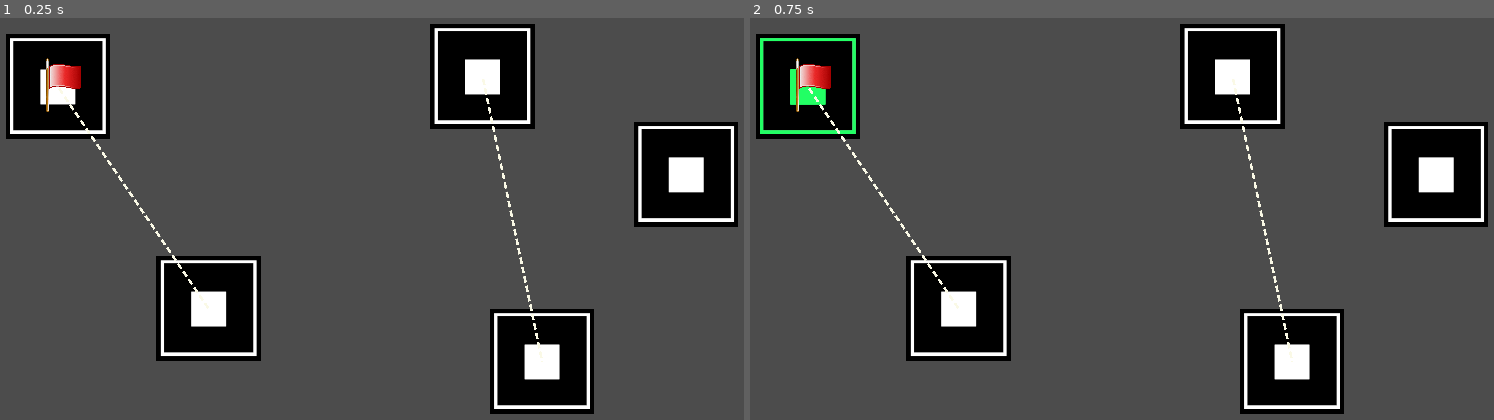
Above: before the commit, frames 1-2 (left to right).
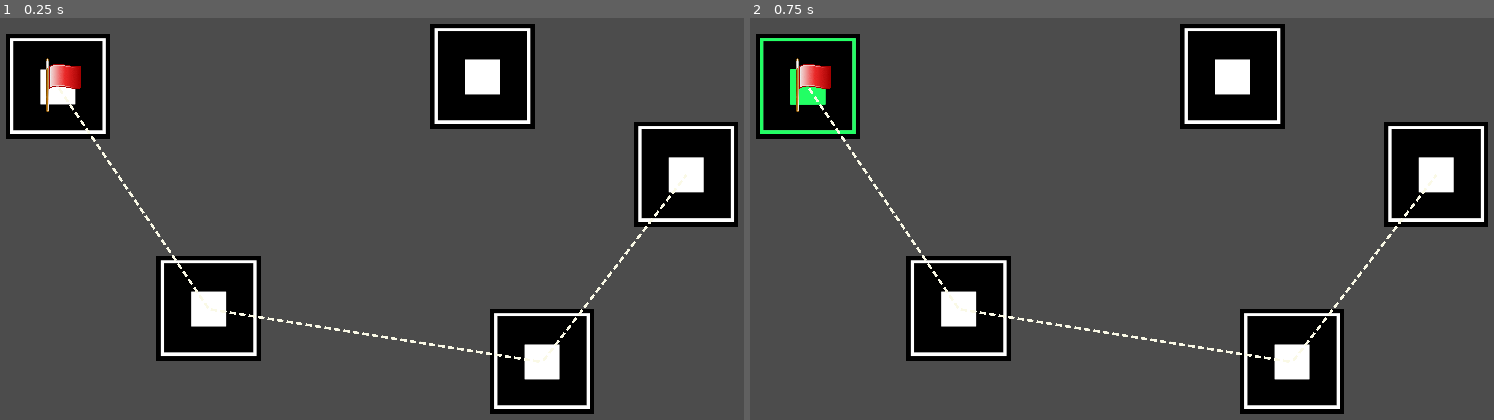
Above: after the commit, the same moments.

Repository: UnderVanCo-Op/Expeditions-Guide
Game: Godot game, scene res://Levels/Tests/Andrey.tscn
The game is run twice, just before and just after one commit, with the same random seed, the same clock (stepped at 60 frames per second) and the same inputs.
Inputs (mouse positions are in pixels of both pictures, inside the frame that each line leads up to):
- Up to frame 1 (0.25 s): no input
- Up to frame 2 (0.75 s): click (809, 86) at 0.52 s

The runs differ from the first frame. In frame 1, 0.5% of the frame differs, in the area x 28-93%, y 15-86%; in frame 2, 0.5%.

Commit message:
Saving and deleting in runtime working and tested

Diff:
--- a/Game Files/GameManager.gd
+++ b/Game Files/GameManager.gd
@@ -12,7 +12,7 @@
 var PlayerPoint = null				# ref to Point on which Player is standing
 var nextPPoint = null				# additional var for movement
 var SaveMInst := SaveMaster.new()	# instance of a saving class (for paths only for now)
-var ParList := []					# only for runtime purposes, saves 2 pos-s (start and end of each Path) for fast checking
+var PathsData := {}					# dict of adjacent matrix (on start has values from JSON)
 
 # ---------- Starting methods ---------------------------------------------------------------------------
 func _ready() -> void:
@@ -78,75 +78,112 @@
 
 
 # ---------- Save and Load methods ----------------------------------------------------------------------
-# Called in _ready
+# Called in _ready()
 func LoadGame() -> void:
 	# Paths work (script part)
 	if(SaveMInst.DoesSaveExists()):
 		print("GM: Save for paths exists, loading...")
-		var _data = SaveMInst.Load_paths()
-		if(!_data):
+		PathsData.clear() 									# JIC
+		var t  = SaveMInst.Load_paths()
+		if(!t):
 			push_error("GM: loaded null data from save paths")
 			return
+		PathsData = t as Dictionary
 		for p in get_node("../Points").get_children():
-			if(p.name in _data.keys()):				# if point is in JSON
-				p.sosedi.append_array(_data[p.name])		# add sosedi (list) in list
-				print("GM: Loaded some sosedi: ", _data[p.name])
-
-				# Downlying: Parlist fulling
-				for sosed in _data[p.name] as Array:	# for по всем значениям массива для этого ключа (по соседям)
-					var _adjp = get_node_or_null("../Points/" + str(sosed))	# load sosed
-					print("adjp path: ../Points/" + str(sosed))
-					if(!_adjp):
-						printerr("GM_LOAD: could not get adjacent point from save, did you messed up with file paths?)")
-						return
-
-					if([p.position, _adjp.position] in ParList or [_adjp.position, p.position] in ParList):
-	#					print("PL: this way is already on the map, skipping...")
-						continue	# (for next adjpoint of this point)
-					else:
-						ParList.append([p.position, _adjp.position])
+			if(p.name in PathsData.keys()):					# if point is in JSON
+				p.sosedi.append_array(PathsData[p.name])	# add each sosed to the point list
+				print("GM: Loaded some sosedi: ", PathsData[p.name])
+		print("GM: PathsData after loading all points:", PathsData)
 	else:
 		printerr("GM: no save exists, so no paths was loaded")
 
 	# Other (to be done in future)
 
+# Called automatically in SaveGame()
+func UpdatePathsD() -> void:
+	var _data := {}
+	for p in get_node("../Points").get_children():
+		if(p.sosedi):
+			_data[p.name] = p.sosedi
+
+	PathsData = _data	# JIC
+
 
 # For now only runs when finishing streching new way from Tool mode
-func SaveGame() -> void:
+func SaveGame(shouldUpdate := true) -> void:
 	# Paths work
-	var data := {}
-	for p in get_node("../Points").get_children():
-		if(p.sosedi):
-			data[p.name] = p.sosedi
-	print("GM: data to save: ", data)
-	SaveMInst.Save_paths(data)
-	get_tree().reload_current_scene()
+	if(shouldUpdate):
+		UpdatePathsD()
+	print("GM: PathsData to save: ", PathsData)
+	SaveMInst.Save_paths(PathsData)
+#	get_tree().reload_current_scene()	# seems to be not working
 	# Other (to be done in future)
 
 
 # ---------- Other methods ------------------------------------------------------------------------------
+#
 func CheckForExistingPath(_pathData : Array) -> bool:
 	if(ToolModeToggle):		# additional check, j.i.c.
-		var one = ParList.find(_pathData)
-		var two = ParList.find(_pathData.invert())
-		if(one != -1 or two != -1):
-			print("GM: this way is already on the map, deleting...")
-			for l in get_node("../Lines").get_children():
-				if((l.points[0] == _pathData[0] and l.points[1] == _pathData[1]) or (l.points[0] == _pathData[1] and l.points[1] == _pathData[0])):	# into 1 side and another
+		if(PathsData.has(_pathData[0])):
+			var t = PathsData[_pathData[0]]
+			if(!t):
+				print("GM: point is in PathsData, but it has no sosedis")
+			for _p in t as Array:			# value (берём соседей)
+				if(_p == _pathData[1]):		# если конкретная точка из соседей совпала
+					print("\nGM: found adj point, path already exists! Maybe you forgot to reload? Anyway, deleting path and sosedis now...")
 
-					l.queue_free()
-					print("GM: Path deleted! Saving game...")
+					# delete path
+					var values : Array = PathsData.get(_pathData[0])	# берём соседей из словаря
+					PathsData.erase(_pathData[0])		# удаляем key-value par из словаря
+					values.erase(_pathData[1])			# удаляем нужного нам соседа
+					PathsData[_pathData[0]] = values	# добавляем kv par обратно в словарь
 
-					if(one != -1 ):
-						ParList.remove(one)
-					else:
-						ParList.remove(two)
-					call_deferred("SaveGame")
-					return true
-			push_error("GM_ERROR: Path in ParList, but no Line node was found!")
-			return true
+					# повторяем для второй точки тоже самое
+					values = PathsData.get(_pathData[1])	# берём соседей из словаря
+					PathsData.erase(_pathData[1])			# удаляем key-value par из словаря
+					values.erase(_pathData[0])				# удаляем нужного нам соседа
+					PathsData[_pathData[1]] = values		# добавляем kv par обратно в словарь
+
+					print("GM: sosedi from points were deleted! Saving game...")
+					SaveGame(false)
+
+					# перезагружаем все линии в рантайме
+
+
+
+
+#					get_tree().reload_current_scene()	# seems to be not working
+
+					# удаляем саму линию из рантайма
+					var p1 = get_node_or_null("../Points/" + str(_pathData[0]))
+					var p2 = get_node_or_null("../Points/" + str(_pathData[1]))
+					if(!p1 or !p2):
+						printerr("GM: could not get both Points to delete line, return (true)")
+						return true
+
+
+					for l in get_node("../Lines").get_children():
+						if((l.points[0] == p1.position and l.points[1] == p2.position) or (l.points[0] == p2.position and l.points[1] == p1.position)):	# into 1 side and another
+
+							print("GM: Line ", l, " is going to be deleted!")
+#							l.free()
+							l.queue_free()
+
+							print("GM: Line also deleted!")
+							return true
+						pass
+					printerr("GM: Line has not been found! (but anyway)")
+					return true 	# JIC
+			print("GM: path dont exist!")	# overly
+			return false					# overly
 		else:
-			ParList.append(_pathData)
+			print("GM: such path has not been found!")
 			return false
 	else:
+		print("GM: Exist check skipped bcs tool mode is off")
 		return false
+
+
+func LoadPathsFromSave() -> void:
+
+	pass
--- a/Game Files/PathsLoader.gd
+++ b/Game Files/PathsLoader.gd
@@ -1,5 +1,6 @@
 tool
 extends Node2D
+# This is PathsLoader.gd, script loads paths from save into Godot Editor and saves scene
 
 var PathScene = preload("res://Objects/Way.tscn")
 var togglePathLoading = true		# will load paths from save file on scene reload (CTRL+R), DELETING others
--- a/Levels/Tests/Andrey.tscn
+++ b/Levels/Tests/Andrey.tscn
@@ -57,9 +57,16 @@
 texture_mode = 1
 script = ExtResource( 5 )
 
-[node name="Line2D4" type="Line2D" parent="Lines" instance=ExtResource( 2 )]
-points = PoolVector2Array( 1228, 237, 1371, 921 )
+[node name="Line2D2" type="Line2D" parent="Lines" instance=ExtResource( 2 )]
+points = PoolVector2Array( 571, 794, 1371, 921 )
 default_color = Color( 0.984314, 0.984314, 0.92549, 1 )
 texture = ExtResource( 4 )
 texture_mode = 1
 script = ExtResource( 5 )
+
+[node name="Line2D3" type="Line2D" parent="Lines" instance=ExtResource( 2 )]
+points = PoolVector2Array( 1371, 921, 1717, 472 )
+default_color = Color( 0.984314, 0.984314, 0.92549, 1 )
+texture = ExtResource( 4 )
+texture_mode = 1
+script = ExtResource( 5 )
--- a/Objects/Point/Point.gd
+++ b/Objects/Point/Point.gd
@@ -3,7 +3,6 @@
 
 var PathScene = preload("res://Objects/Way.tscn")
 var sosedi := []				# where can we go from here
-var newWay = null
 onready var GM := get_node("../../GameManager")
 
 signal WayButPressed(Point)
@@ -24,9 +23,10 @@
 			GM.lastPTool = self			# just update last point in GM
 			pass
 		else:				# end (there was start)
-			if(GM.CheckForExistingPath([lastP.position, self.position])):	# if path already exists, GM manages to delete it
-				lastP.sosedi.erase(self.name)
-				sosedi.erase(lastP.name)
+			if(GM.CheckForExistingPath([lastP.name, self.name])):	# if path already exists, GM manages to delete it
+#				lastP.sosedi.erase(self.name)
+#				sosedi.erase(lastP.name)
+				GM.lastPTool = null		# dont forget so set start back
 				return
 			# else we continue
 
@@ -38,12 +38,12 @@
 #			newWay.points = PoolVector2Array([self.position])		# Trick to make this thing work
 ##			print("newWay size after all actions: ", newWay.points.size())	# test print
 
-			newWay = PathScene.instance()
+			var newWay = PathScene.instance()
 			newWay.points = PoolVector2Array([lastP.position, self.position])		# Trick to make this thing work
 #			print("PL: newWay size after all actions: ", newWay.points.size())	# test print
 
 			get_node("../../Lines").add_child(newWay)		# add to scene
-			newWay.set_owner(get_tree().current_scene)		# required to make the node visible in the Scene tree dock and persist changes made by the tool script to the saved scene file.
+#			newWay.set_owner(get_tree().current_scene)		# required to make the node visible in the Scene tree dock and persist changes made by the tool script to the saved scene file.
 
 			lastP.sosedi.append(name)		# append self to start sosedi's
 			sosedi.append(lastP.name)		# append start to self sosedi's
@@ -58,7 +58,7 @@
 
 			GM.SaveGame()
 
-			get_tree().reload_current_scene()
+#			get_tree().reload_current_scene()
 			pass
 	else:
 		emit_signal("WayButPressed", self)
--- a/Paths.json
+++ b/Paths.json
@@ -1 +1 @@
-{"Start":["Point2"],"Point3":["Point4"],"Point2":["Start"],"Point4":["Point3"]}
+{"Start":["Point2"],"Point2":["Point4","Start"],"Point5":["Point4"],"Point3":[],"Point4":["Point2","Point5"]}
--- a/SaveMaster.gd
+++ b/SaveMaster.gd
@@ -1,6 +1,7 @@
 extends Reference
 class_name SaveMaster
 # This is SaveMaster.gd, low-level save work script
+
 const PathsPath = "res://Paths.json"
 
 var version := 1
